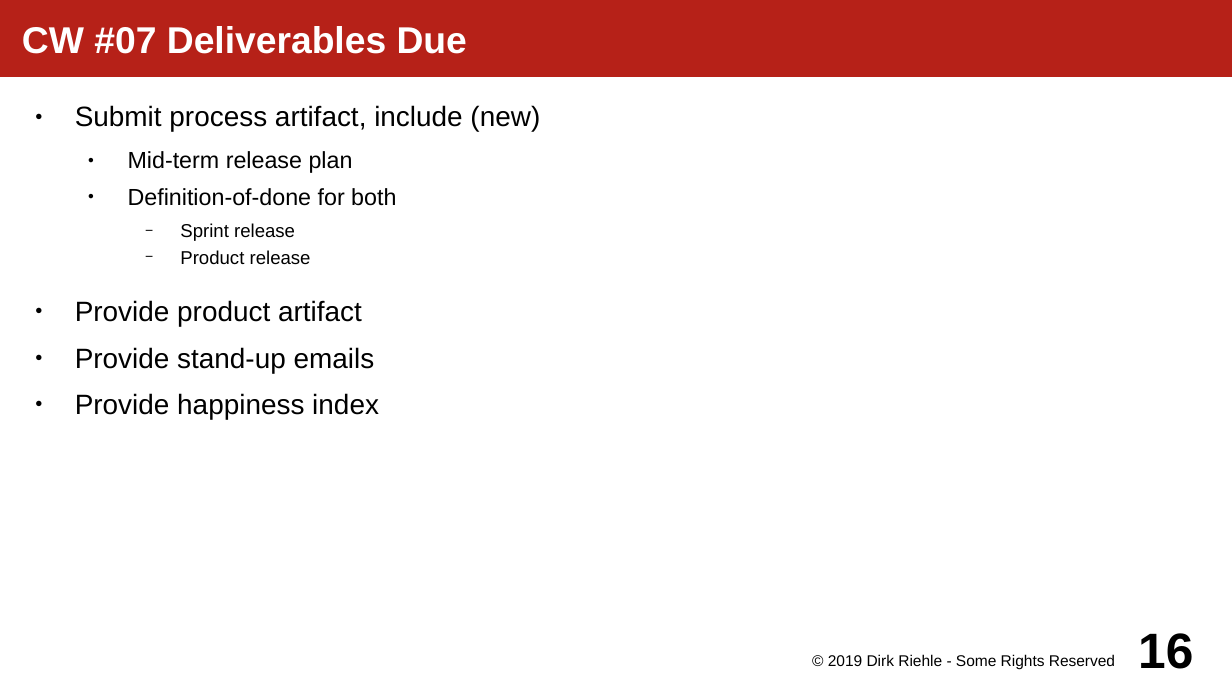
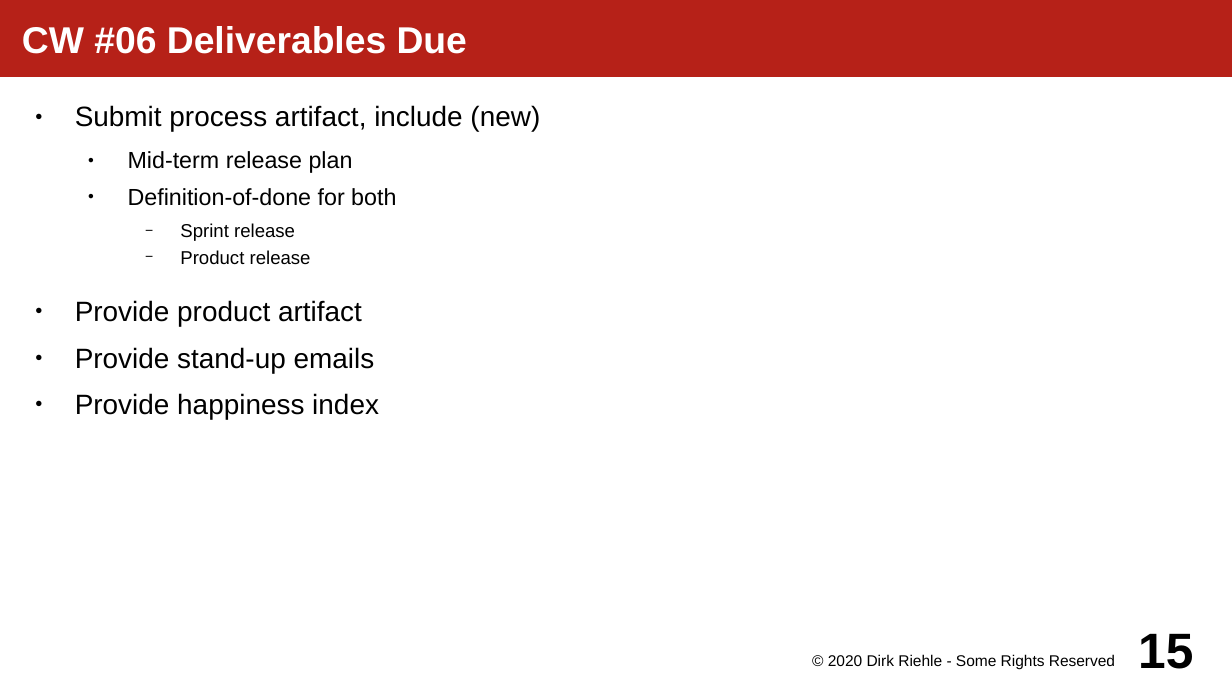
Before and after one commit to dirkriehle/amos-course, a slide deck: slide 15 of Lecture slides/AMOS A02 - Course Schedule.odp (slide 16 before the commit). Drawn at 1232x693 pixels with LibreOffice and Linux fonts; fonts in the diff are those of the drawing. Boxes give left, top, right and bottom in pixels: in the first picture for what was removed or moved away, otherwise in the second. Text is boxed around its words. In the diff, an @@ line names an element or a change of style, - is before the commit and + after.

```diff
--- a/Lecture slides/AMOS A02 - Course Schedule.odp
+++ b/Lecture slides/AMOS A02 - Course Schedule.odp
@@ title at bbox=[22, 26, 467, 54]: text changed @@
-CW #07 Deliverables Due
+CW #06 Deliverables Due
@@ text at bbox=[828, 654, 1115, 670]: text changed @@
-© 2019 Dirk Riehle - Some Rights Reserved
+© 2020 Dirk Riehle - Some Rights Reserved
@@ page number at bbox=[1138, 633, 1193, 669]: text changed @@
-16
+15
```
Also in this commit, not shown: 23 other slides changed, 1 slide removed, 33 other files.
